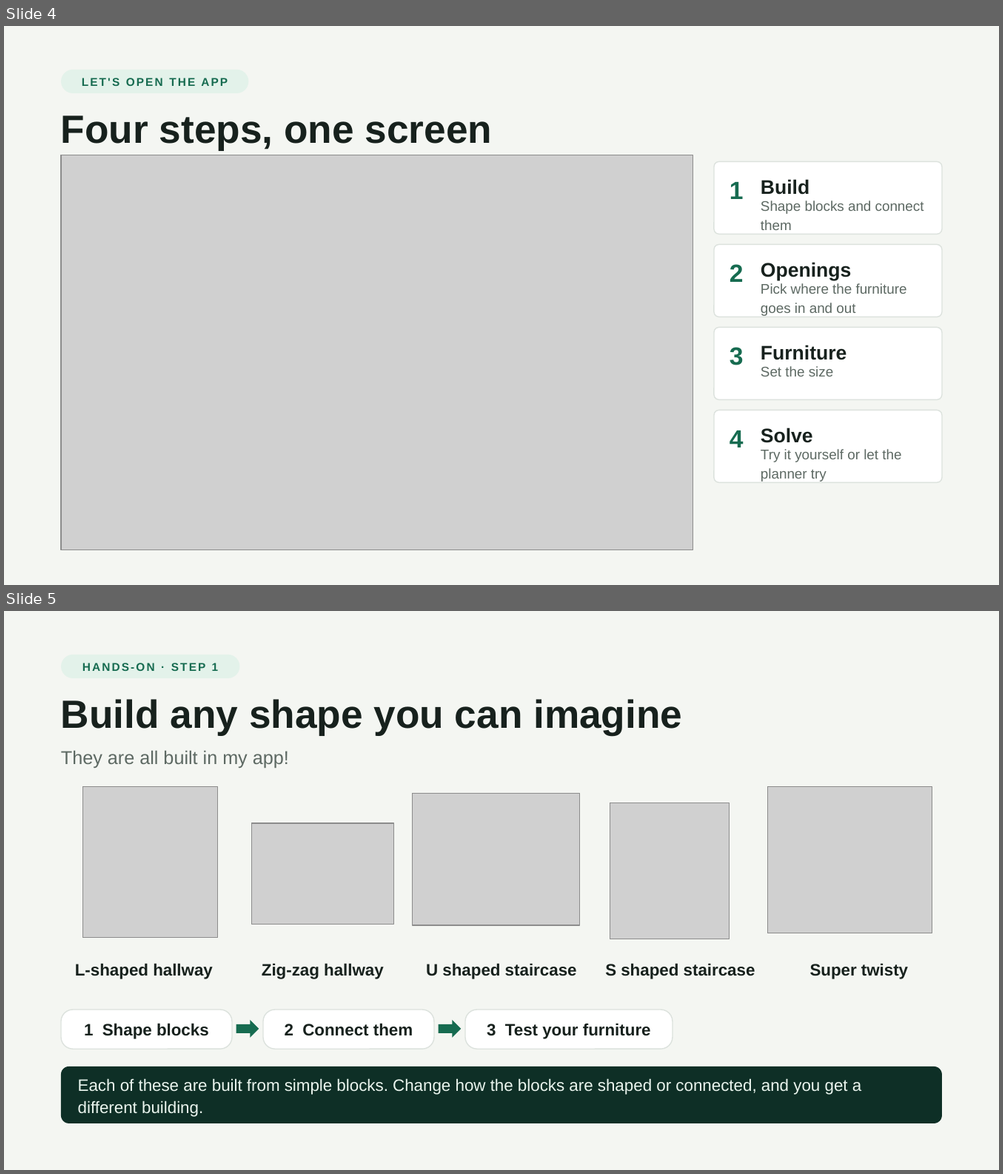
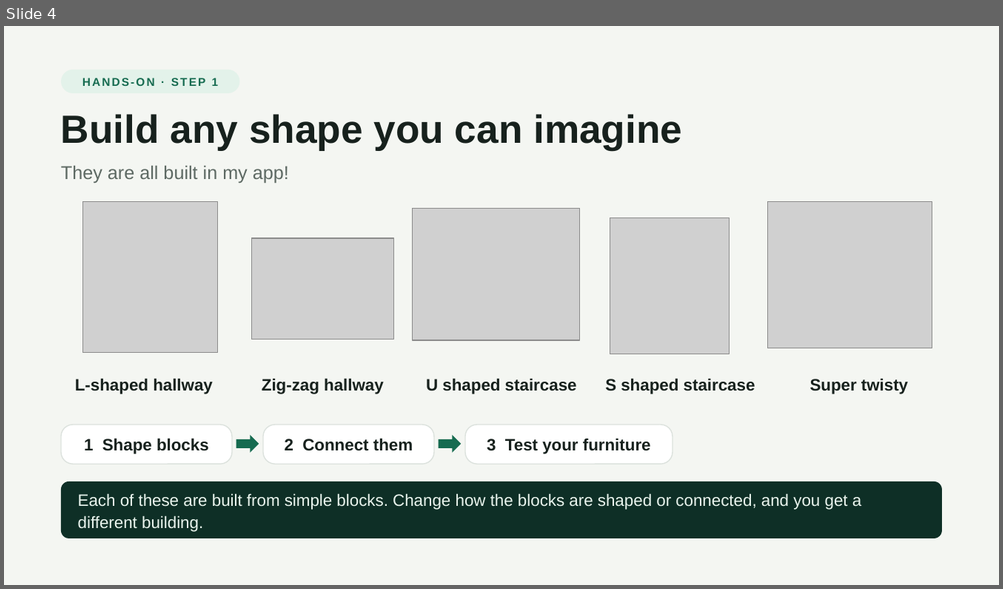
Before and after one commit to volcano1998/FurnitureSim_3D, a slide deck: slides/CanItFit_v4.pptx. Shown one above the other, each under a label of ours: slides 4 and 5 before the commit, slide 4 after it. The pictures are 1003x1174 and 1003x589 pixels, drawn with LibreOffice and Linux fonts; fonts in the diff are those of the drawing; grey boxes stand for pictures. Boxes give left, top, right and bottom in pixels: in the first picture for what was removed or moved away, otherwise in the second. Text is boxed around its words. In the diff, an @@ line names an element or a change of style, - is before the commit and + after.

```diff
--- a/slides/CanItFit_v4.pptx
+++ b/slides/CanItFit_v4.pptx
@@ slide 4 removed at [4,26,999,585], background #F4F6F2 @@
@@ rounded rectangle removed at [61,69,248,93] @@
-LET'S OPEN THE APP
@@ text removed at [61,116,492,150] @@
-Four steps, one screen
@@ picture removed at [61,156,693,551] @@
@@ rounded rectangle removed at [714,162,942,234] @@
@@ text removed at [760,179,809,195] @@
-Build
@@ text removed at [729,182,743,199] @@
-1
@@ text removed at [760,201,924,230] @@
-Shape blocks and connect them
@@ rounded rectangle removed at [714,244,942,317] @@
@@ text removed at [729,264,743,282] @@
-2
@@ text removed at [760,262,851,281] @@
-Openings
@@ text removed at [760,284,907,316] @@
-Pick where the furniture goes in and out
@@ rounded rectangle removed at [714,327,942,400] @@
@@ text removed at [729,347,743,366] @@
-3
@@ text removed at [760,345,846,360] @@
-Furniture
@@ text removed at [760,366,833,377] @@
-Set the size
@@ rounded rectangle removed at [714,410,942,483] @@
@@ text removed at [729,431,743,448] @@
-4
@@ text removed at [760,428,813,443] @@
-Solve
@@ text removed at [760,449,901,482] @@
-Try it yourself or let the planner try
@@ what was slide 5 is now slide 4 @@
```
Also in this commit, not shown: 1 slide changed, 8 other files.
